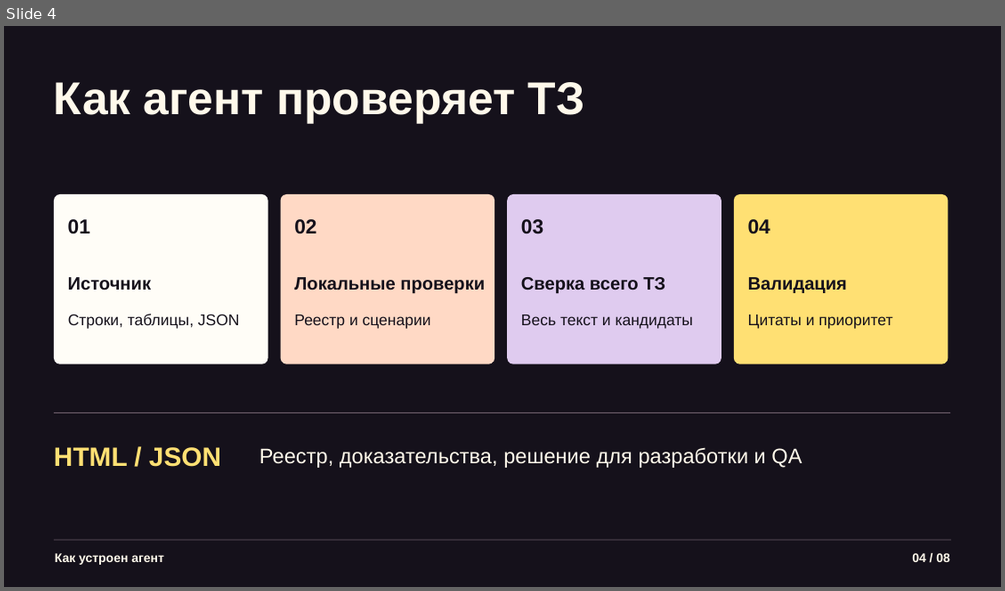
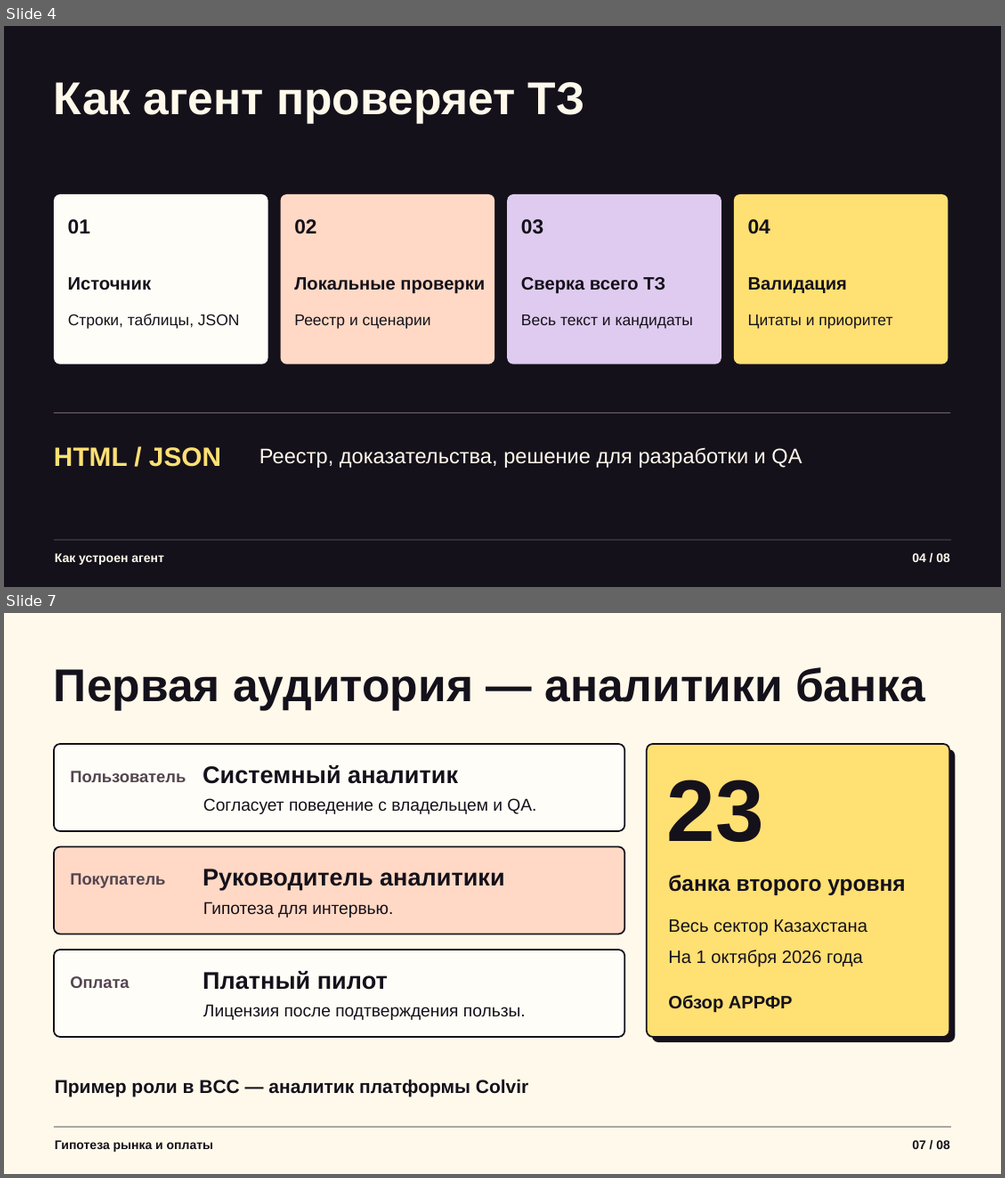
Before and after one commit to gojosatorukz/bcc-requirements-reviewer, a slide deck: presentation/bcc-pitch.pptx. Shown one above the other, each under a label of ours: slide 4 before the commit, slides 4 and 7 after it; the slides between them are not shown. The pictures are 1005x591 and 1005x1178 pixels, drawn with LibreOffice and Linux fonts; fonts in the diff are those of the drawing. Boxes give left, top, right and bottom in pixels: in the first picture for what was removed or moved away, otherwise in the second. Text is boxed around its words. In the diff, an @@ line names an element or a change of style, - is before the commit and + after.

```diff
--- a/presentation/bcc-pitch.pptx
+++ b/presentation/bcc-pitch.pptx
@@ slide 7 added at box(4, 613, 1001, 1174), background #FFF9EB @@
@@ text added at box(54, 667, 925, 711), 44.2 pt, text #15111B, bold @@
+Первая аудитория — аналитики банка
@@ rounded rectangle added at box(54, 744, 625, 831), fill #FFFDF7, outline #15111B 1.5 pt @@
@@ rounded rectangle added at box(647, 744, 949, 1037), fill #FFE073, outline #15111B 1.5 pt @@
@@ text added at box(70, 771, 186, 782), 15.8 pt, text #544450, bold @@
+Пользователь
@@ text added at box(202, 765, 458, 784), 23.2 pt, text #15111B, bold @@
+Системный аналитик
@@ rounded rectangle added at box(652, 749, 955, 1042), fill #15111B @@
@@ text added at box(203, 798, 536, 814), 16.5 pt, text #15111B @@
+Согласует поведение с владельцем и QA.
@@ text added at box(667, 779, 764, 842), 84 pt, text #15111B, bold @@
+23
@@ rounded rectangle added at box(54, 846, 625, 933), fill #FFD9C5, outline #15111B 1.5 pt @@
@@ text added at box(70, 873, 165, 888), 15.8 pt, text #544450, bold @@
+Покупатель
@@ text added at box(202, 868, 504, 890), 23.2 pt, text #15111B, bold @@
+Руководитель аналитики
@@ text added at box(668, 875, 905, 895), 21 pt, text #15111B, bold @@
+банка второго уровня
@@ text added at box(203, 901, 393, 917), 16.5 pt, text #15111B @@
+Гипотеза для интервью.
@@ text added at box(668, 919, 867, 936), 17.2 pt, text #15111B @@
+Весь сектор Казахстана
@@ rounded rectangle added at box(54, 949, 625, 1037), fill #FFFDF7, outline #15111B 1.5 pt @@
@@ text added at box(668, 949, 863, 967), 17.2 pt, text #15111B @@
+На 1 октября 2026 года
@@ text added at box(70, 976, 129, 988), 15.8 pt, text #544450, bold @@
+Оплата
@@ text added at box(202, 971, 388, 989), 23.2 pt, text #15111B, bold @@
+Платный пилот
@@ text added at box(203, 1004, 526, 1020), 16.5 pt, text #15111B @@
+Лицензия после подтверждения пользы.
@@ text added at box(668, 995, 793, 1013), 17.2 pt, text #15111B, bold @@
+Обзор АРРФР
@@ text added at box(55, 1078, 528, 1097), 18 pt, text #15111B, bold @@
+Пример роли в BCC — аналитик платформы Colvir
@@ rectangle added at box(54, 1126, 952, 1127), fill #15111B @@
@@ text added at box(55, 1140, 213, 1151), 12 pt, text #15111B, bold @@
+Гипотеза рынка и оплаты
@@ text added at box(912, 1140, 950, 1149), 12 pt, text #15111B, bold @@
+07 / 08
```
Also in this commit, not shown: 3 slides changed, 1 slide removed.
